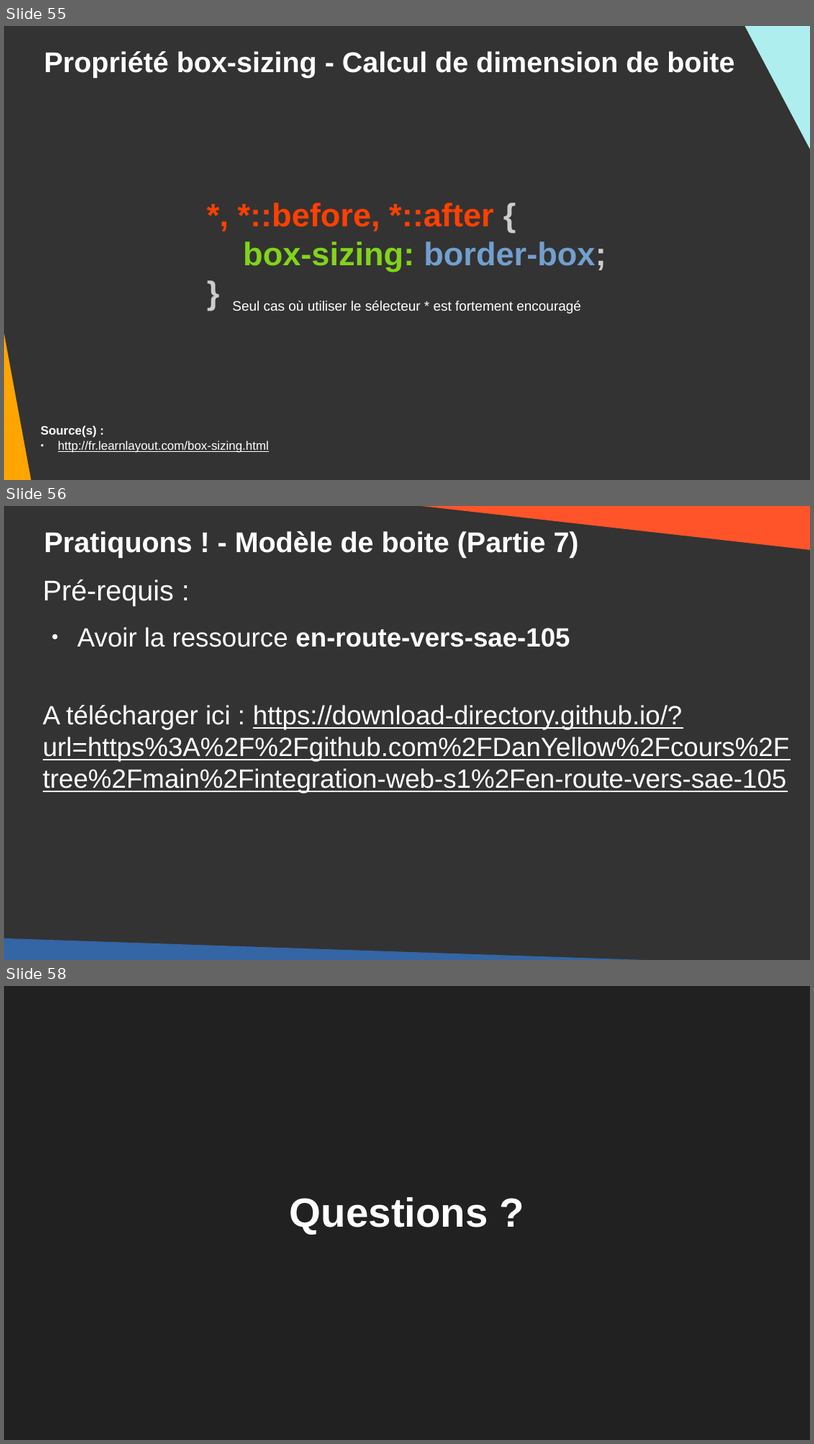
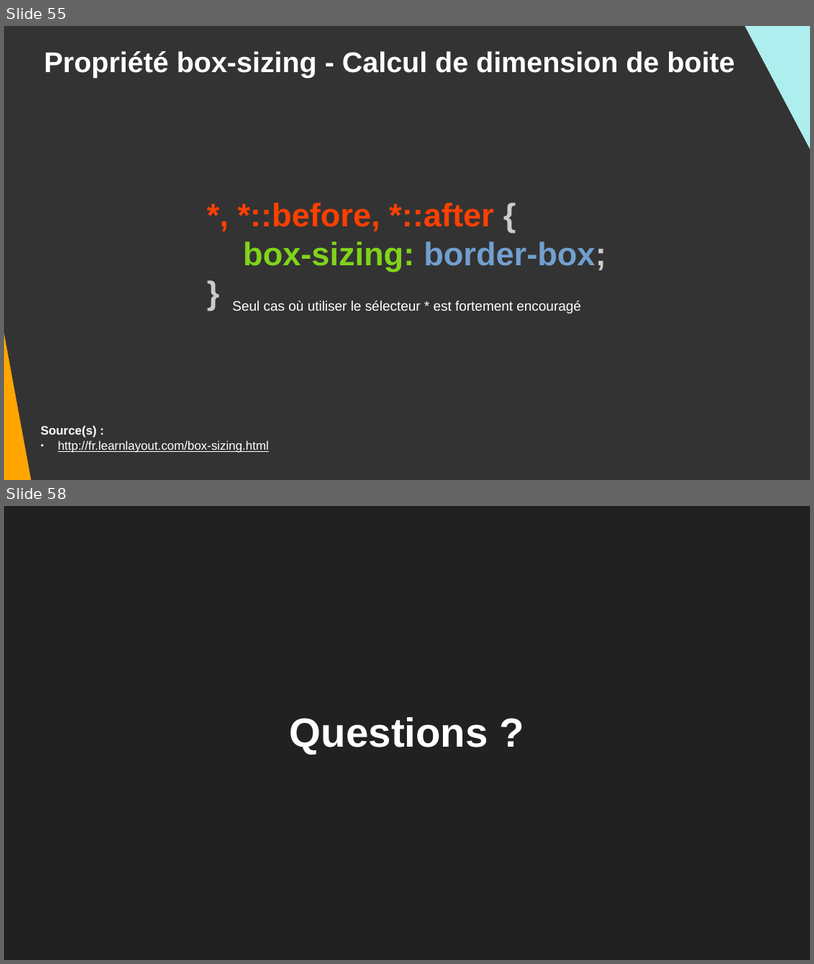
Before and after one commit to DanYellow/cours, a slide deck: integration-web-s1/travaux-pratiques/numero-5/presentation.odp. Shown one above the other, each under a label of ours: slides 55, 56 and 58 before the commit, slides 55 and 58 after it; the slides between them are not shown. The pictures are 814x1444 and 814x964 pixels, drawn with LibreOffice and Linux fonts; fonts in the diff are those of the drawing. Boxes give left, top, right and bottom in pixels: in the first picture for what was removed or moved away, otherwise in the second. Text is boxed around its words. In the diff, an @@ line names an element or a change of style, - is before the commit and + after.

```diff
--- a/integration-web-s1/travaux-pratiques/numero-5/presentation.odp
+++ b/integration-web-s1/travaux-pratiques/numero-5/presentation.odp
@@ slide 56 removed at bbox=[4, 506, 810, 960], background #333333 @@
@@ right triangle removed at bbox=[393, 506, 810, 550] @@
@@ title removed at bbox=[44, 531, 579, 558] @@
-Pratiquons ! - Modèle de boite (Partie 7)
@@ text removed at bbox=[43, 579, 790, 793] @@
-Pré-requis :
-● Avoir la ressource en-route-vers-sae-105
-A télécharger ici : https://download-directory.github.io/?url=https%3A%2F%2Fgithub.com%2FDanYellow%2Fcours%2Ftree%2Fmain%2Fintegration-web-s1%2Fen-route-vers-sae-105
@@ right triangle removed at bbox=[4, 938, 758, 960] @@
```
Also in this commit, not shown: 4 slides changed, 1 slide added, 18 other files.
